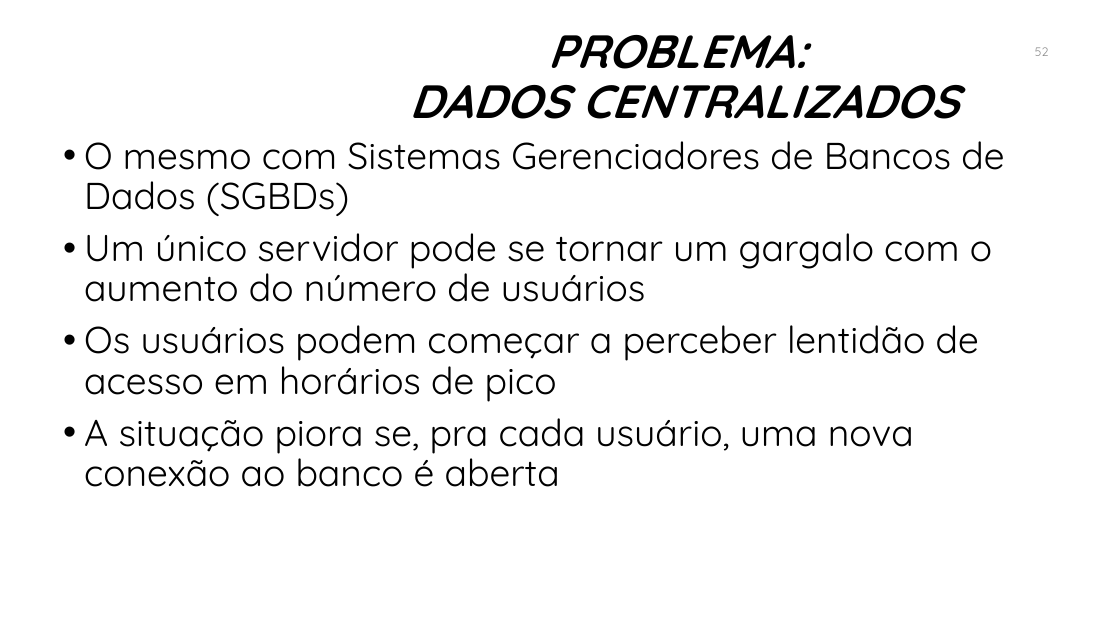
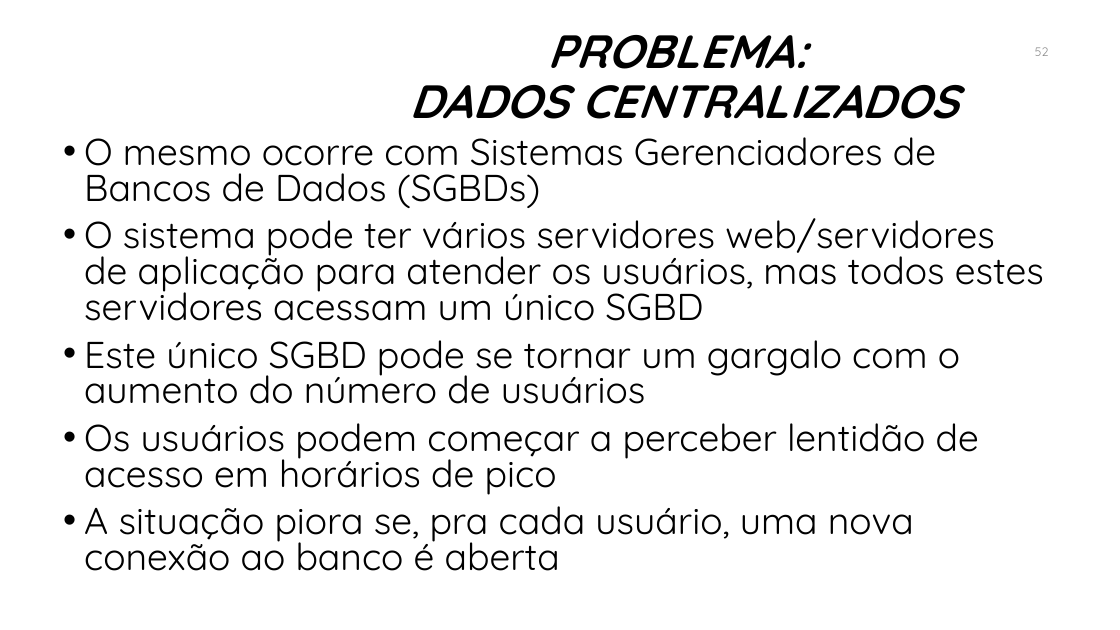
Before and after one commit to manoelcampos/sistemas-distribuidos, a slide deck: slide 52 of introducao-sd.pptx. Drawn at 1120x630 pixels with LibreOffice and Linux fonts; fonts in the diff are those of the drawing; background and template pictures are left out. Boxes give left, top, right and bottom in pixels: in the first picture for what was removed or moved away, otherwise in the second. Text is boxed around its words. In the diff, an @@ line names an element or a change of style, - is before the commit and + after.

```diff
--- a/introducao-sd.pptx
+++ b/introducao-sd.pptx
@@ text at [84, 137, 1044, 404]: text changed @@
-• O mesmo com Sistemas Gerenciadores de Bancos de Dados (SGBDs)
-• Um único servidor pode se tornar um gargalo com o aumento do número de usuários
+• O mesmo ocorre com Sistemas Gerenciadores de Bancos de Dados (SGBDs)
+• O sistema pode ter vários servidores web/servidores de aplicação para atender os usuários, mas todos estes servidores acessam um único SGBD
+• Este único SGBD pode se tornar um gargalo com o aumento do número de usuários
@@ text at [84, 423, 979, 571]: line spacing 0.9 to 0.8 @@
```
Also in this commit, not shown: 10 other slides changed, 1 slide added, 1 other file.
